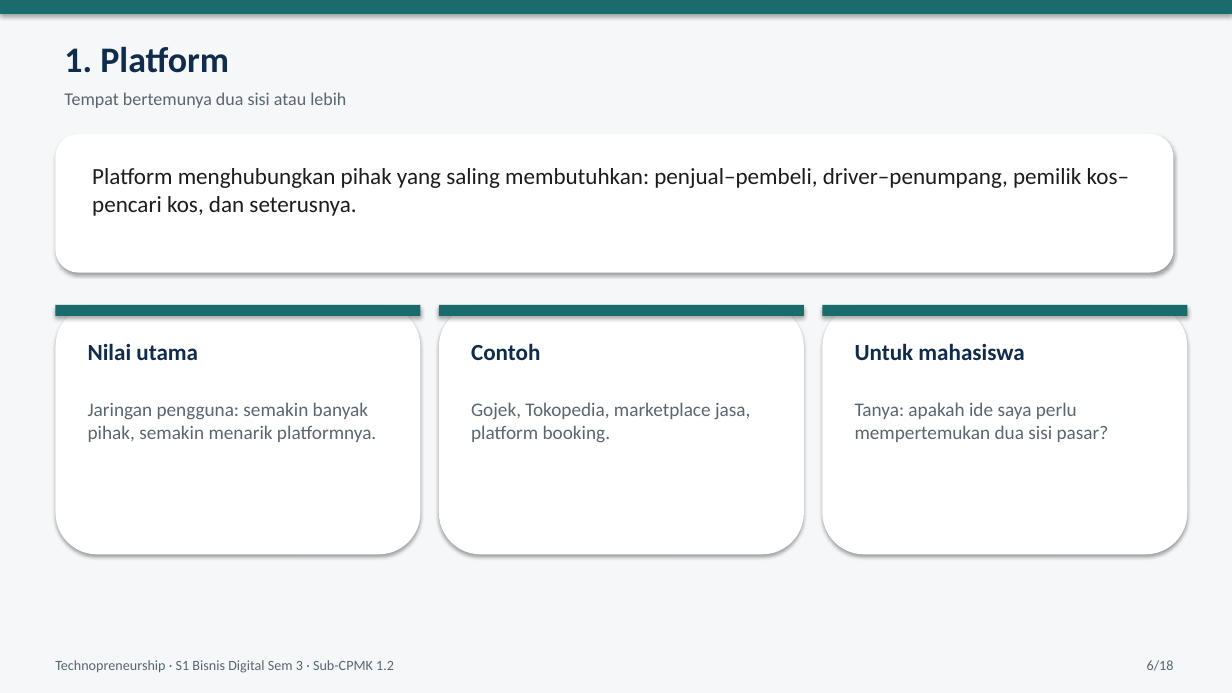
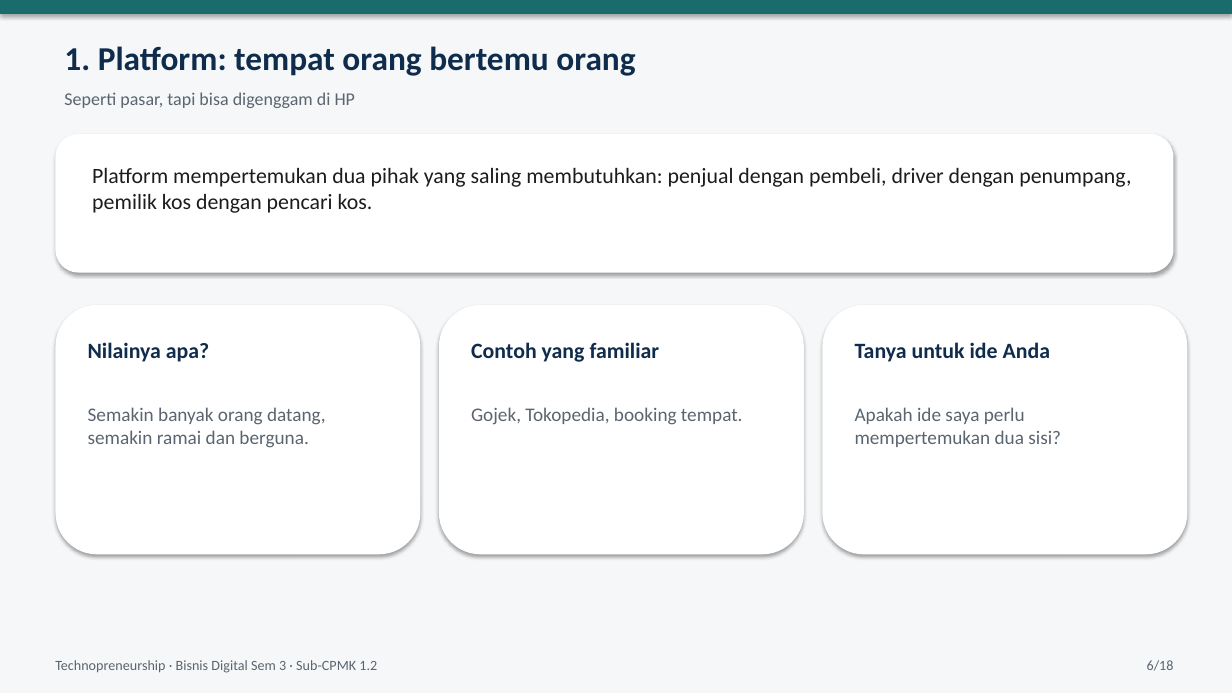
Before and after one commit to yusepa165-hue/Latihan-1, a slide deck: slide 6 of materi-technopreneurship/ppt/PPT02_SubCPMK_1_2_Platform_Fintech_AI_IoT.pptx. Drawn at 1232x693 pixels with LibreOffice and Linux fonts; fonts in the diff are those of the drawing. Boxes give left, top, right and bottom in pixels: in the first picture for what was removed or moved away, otherwise in the second. Text is boxed around its words. In the diff, an @@ line names an element or a change of style, - is before the commit and + after.

```diff
--- a/materi-technopreneurship/ppt/PPT02_SubCPMK_1_2_Platform_Fintech_AI_IoT.pptx
+++ b/materi-technopreneurship/ppt/PPT02_SubCPMK_1_2_Platform_Fintech_AI_IoT.pptx
@@ text at [64,46,635,76]: text changed; size 28 to 26 pt @@
-1. Platform
+1. Platform: tempat orang bertemu orang
@@ text at [64,92,355,108]: text changed @@
-Tempat bertemunya dua sisi atau lebih
+Seperti pasar, tapi bisa digenggam di HP
@@ text at [92,168,1131,213]: text changed; size 18 to 17 pt @@
-Platform menghubungkan pihak yang saling membutuhkan: penjual–pembeli, driver–penumpang, pemilik kos–pencari kos, dan seterusnya.
+Platform mempertemukan dua pihak yang saling membutuhkan: penjual dengan pembeli, driver dengan penumpang, pemilik kos dengan pencari kos.
@@ rectangle removed at [55,305,421,316] @@
@@ rectangle removed at [439,305,804,316] @@
@@ rectangle removed at [823,305,1188,316] @@
@@ text at [88,342,209,362]: text changed; size 18 to 17 pt @@
-Nilai utama
+Nilainya apa?
@@ text at [471,342,660,362]: text changed; size 18 to 17 pt @@
-Contoh
+Contoh yang familiar
@@ text at [855,342,1050,362]: text changed; size 18 to 17 pt @@
-Untuk mahasiswa
+Tanya untuk ide Anda
@@ text at [88,407,326,448]: text changed @@
-Jaringan pengguna: semakin banyak pihak, semakin menarik platformnya.
+Semakin banyak orang datang, semakin ramai dan berguna.
@@ text at [471,407,743,425]: text changed @@
-Gojek, Tokopedia, marketplace jasa, platform booking.
+Gojek, Tokopedia, booking tempat.
@@ text at [855,407,1061,447]: text changed @@
-Tanya: apakah ide saya perlu mempertemukan dua sisi pasar?
+Apakah ide saya perlu mempertemukan dua sisi?
@@ text at [55,660,377,673]: text changed @@
-Technopreneurship · S1 Bisnis Digital Sem 3 · Sub-CPMK 1.2
+Technopreneurship · Bisnis Digital Sem 3 · Sub-CPMK 1.2
```
Also in this commit, not shown: 17 other slides changed, 1 other file.
